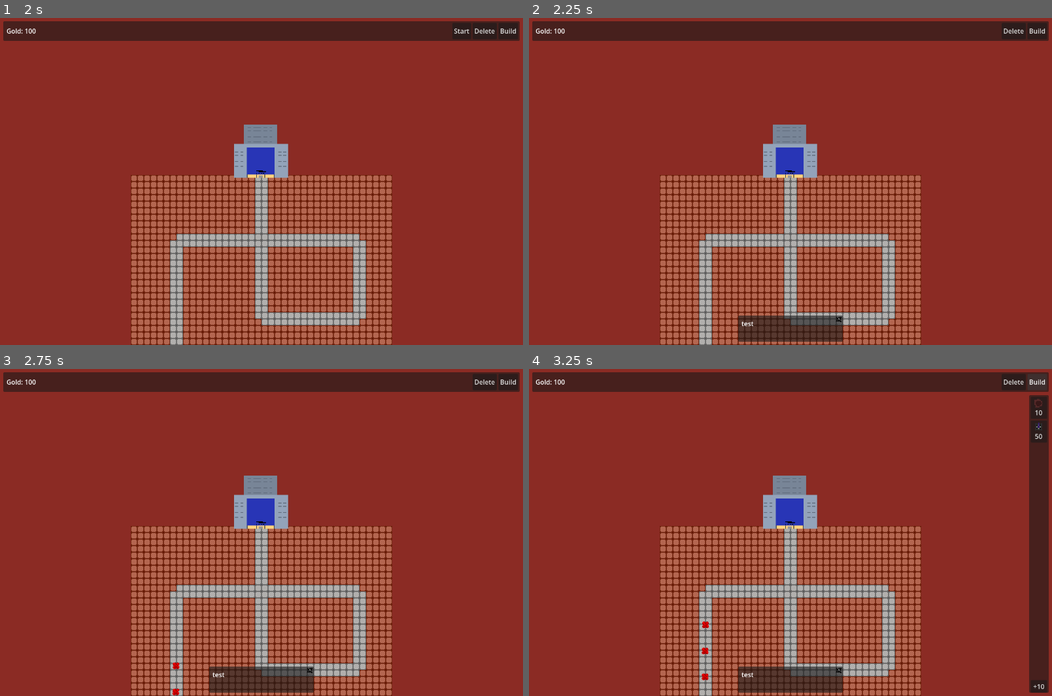
Above: before the commit, frames 1-4 (two rows, left to right).
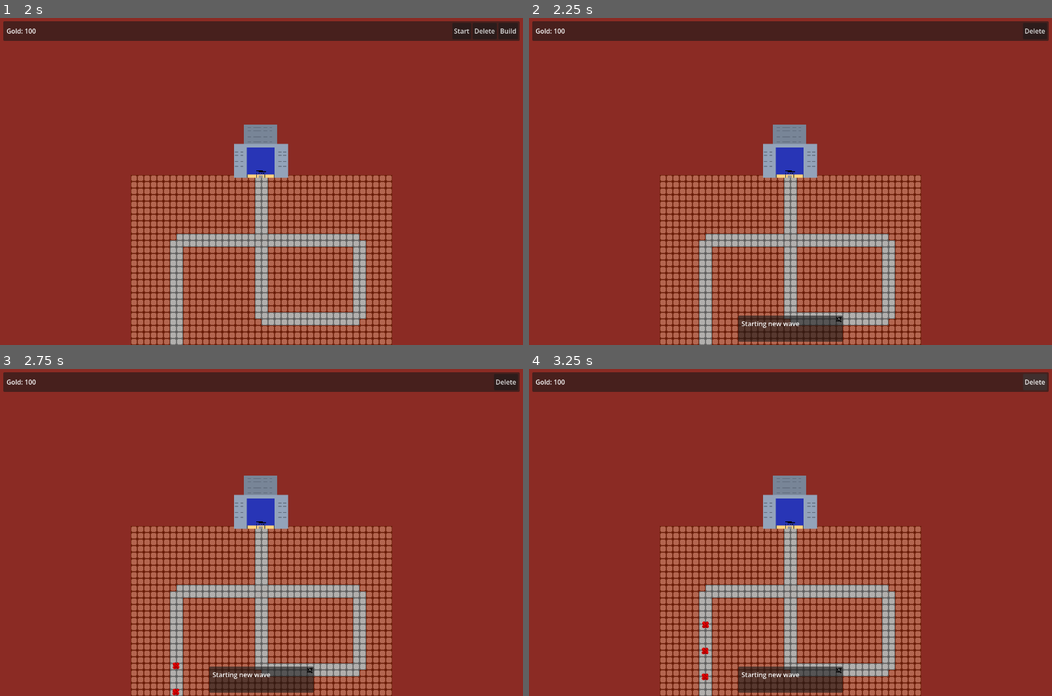
Above: after the commit, the same moments.

Repository: FrameXX/game-jam-02-2026
Game: Godot game, scene res://scenes/main_menu.tscn
Same seed, same stepped clock (60 frames per second), same inputs: the game is played once before the commit and once after it.
Inputs (mouse positions are in pixels of both pictures, inside the frame that each line leads up to):
- Up to frame 1 (2 s): click (125, 210) at 0.5 s; click "LEVEL 2" at 1.25 s
- Up to frame 2 (2.25 s): click "Start" at 2 s
- Up to frame 3 (2.75 s): no input
- Up to frame 4 (3.25 s): click (1036, 382) at 2.75 s, where only the run before the commit has a clickable "Build"

Frame 1 is identical in both runs. In frame 2, 0.3% of the frame differs, in the area x 40-99%, y 1-95%; in frame 3, 0.3%; in frame 4, 3.7%, in the area x 40-100%, y 1-99%.

Commit message:
hide build button?

Diff:
--- a/scripts/game.gd
+++ b/scripts/game.gd
@@ -42,8 +42,9 @@
 	print("Entering Build Mode")
 	$BuildingManager.set_build_mode(true)
 	$HUD/CanvasLayer/Control/Main.show_start_button() # Show a button to manually start the next wave
+	$HUD/CanvasLayer/Control/Main.show_build_button() # Show a button to manually start the next wave
 
 func _on_hud_start_wave():
 	$BuildingManager.set_build_mode(false) # Lock building
-	$HUD/CanvasLayer.show_dialog("test")
+	$HUD/CanvasLayer.show_dialog("Starting new wave")
 	$WaveManager.start_wave($WaveManager.current_wave_index)
--- a/scripts/main_hud_panel.gd
+++ b/scripts/main_hud_panel.gd
@@ -10,6 +10,7 @@
 	start_wave_pressed.emit()
 	# Optional: Hide the button so they can't spam it during the wave
 	$%Start.hide()
+	$%Build.hide()
 
 func _on_button_pressed_plus_10() -> void:
 	Global.gold += 10
@@ -17,3 +18,6 @@
 
 func show_start_button():
 	$%Start.show()
+
+func show_build_button():
+	$%Build.show()
